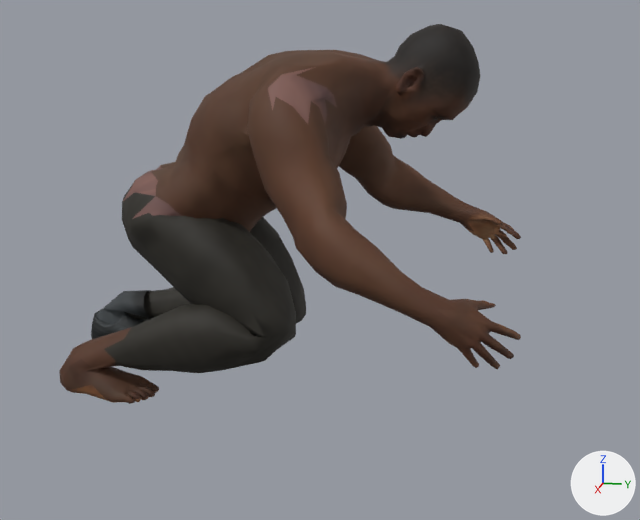
An edit to the FBX model Assets/Resources/ProductionArt/Brute.fbx, drawn before and after from the same camera.
Both versions are drawn from a 50 mm lens placed at (2.338, 0.768, 0.951), pointed at (0.143, 0.329, 0.403). Every picture has the same lights, and +X, +Y and +Z are marked at lower right. The first picture is the older version. Both versions are drawn at frame 169 of the action 'Scene'; the numbers are the values there.

In view in the first picture: 'Brute skinned body'.
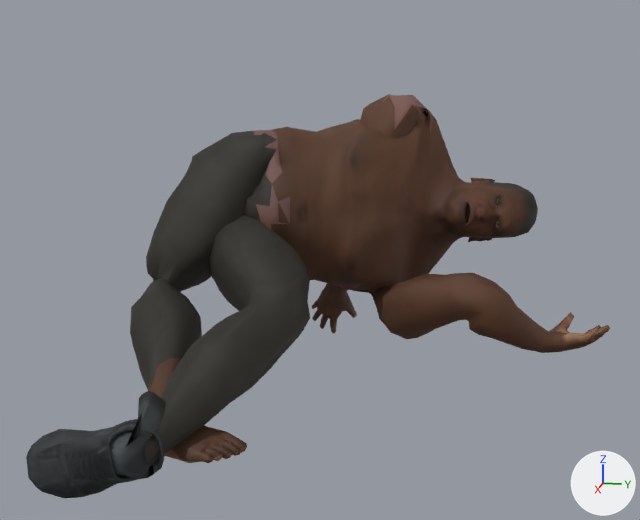
Scene script edits in JSON lines:
```json
{"block": "me_brute_skin", "where": "# used by ob_brute_skinned_body; location = (0.0, 0.0, 0.0)"}
{"op": "remove", "block": "me_brute_skin", "code": "me_brute_skin.from_pydata(...)  # 2942 vertices, 4801 faces; spans x -0.566..0.574, y -0.491..0.852, z 0.009..0.996"}
{"op": "add", "block": "me_brute_skin", "code": "me_brute_skin.from_pydata(...)  # 2942 vertices, 4801 faces; spans x -0.559..0.81, y -0.219..1.123, z 0.0..0.795"}
{"block": "me_brute_skin", "change": "me_brute_skin part 1: the loose piece of 134 vertices spanning x -0.294..-0.133, y -0.491..-0.206, z 0.009..0.117 is multiplied about its middle by the matrix ((0.021, 0.61, 0.792), (-0.147, -0.782, 0.606), (0.989, -0.129, 0.073)), then moved by (0.951, 0.32, 0.028)"}
{"block": "me_brute_skin", "change": "me_brute_skin part 2: the loose piece of 54 vertices spanning x -0.254..-0.167, y 0.144..0.23, z 0.636..0.708 is multiplied about its middle by the matrix ((-0.114, 0.201, -0.973), (0.0, 0.979, 0.203), (0.994, 0.023, -0.111)), then moved by (-0.067, 0.15, -0.421)"}
{"block": "me_brute_skin", "change": "me_brute_skin part 3: 2478 of 2942 vertices moved; they spanned x -0.566..0.574, y -0.476..0.852, z 0.009..0.996 and now span x -0.559..0.776, y -0.219..1.123, z 0.0..0.795; mean shift (-0.167, 0.109, -0.186); largest move (0.495, 0.823, 0.299) -> (-0.466, 0.214, 0.01)"}
{"block": "me_brute_skin", "change": "other edits to the shape of me_brute_skin do not show in these pictures"}
```

Changed parts and their boxes (x1, y1, x2, y2) in the pictures (640 x 520 px; the box of a moved part takes in the faces that stretch with it):
```json
{"object": "Brute skinned body", "change": "reshaped", "before": [59, 24, 521, 404], "after": [26, 94, 610, 498], "on screen": "26% wider, 6% taller"}
{"part": 1, "of": "me_brute_skin", "change": "moved or reshaped", "before": [91, 310, 149, 339], "after": [26, 419, 165, 498]}
{"part": 2, "of": "me_brute_skin", "change": "moved or reshaped", "after": [338, 283, 360, 290], "on screen": "not visible before"}
{"part": 3, "of": "me_brute_skin", "change": "moved or reshaped", "before": [59, 24, 521, 404], "after": [109, 94, 610, 479]}
```
